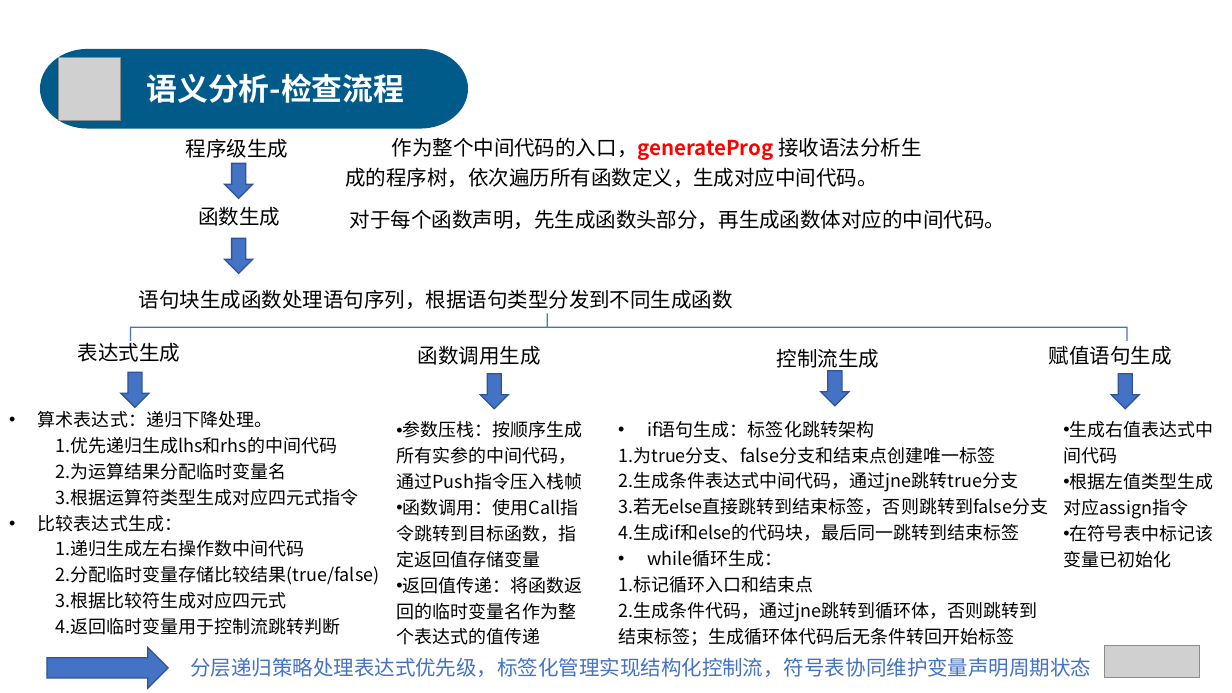
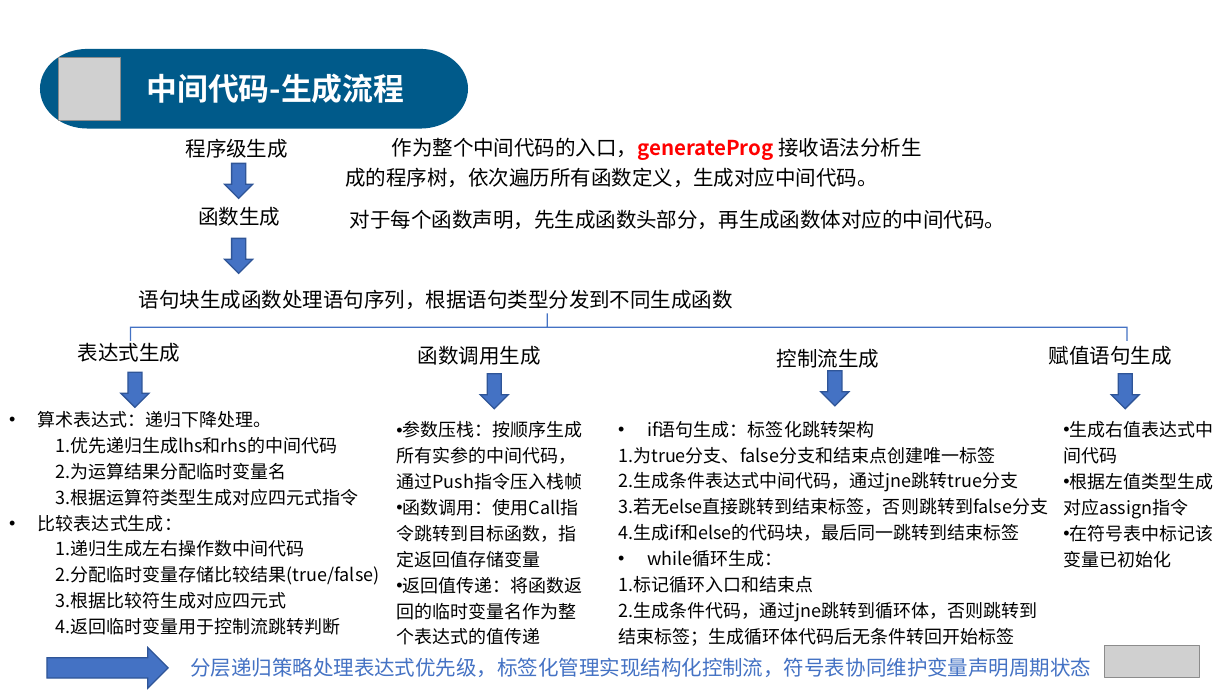
Before and after one commit to anxi710/compiler-principle-project, a slide deck: slide 28 of report/compiler_ppt.pptx (slide 32 before the commit). Drawn at 1232x693 pixels with LibreOffice and Linux fonts; fonts in the diff are those of the drawing; grey boxes stand for pictures. Boxes give left, top, right and bottom in pixels: in the first picture for what was removed or moved away, otherwise in the second. Text is boxed around its words. In the diff, an @@ line names an element or a change of style, - is before the commit and + after.

```diff
--- a/report/compiler_ppt.pptx
+++ b/report/compiler_ppt.pptx
@@ text at [146,73,404,103]: text changed @@
-语义分析-检查流程
+中间代码-生成流程
```
Also in this commit, not shown: 7 other slides changed, 1 slide added, 4 slides removed.
